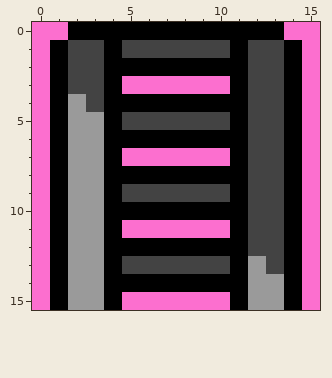
Pixel-art sprite, stored at images/Crates/Crate_15.png. The picture above was drawn from the file before the commit.
The file is 16x16 pixels.
Now the later version:
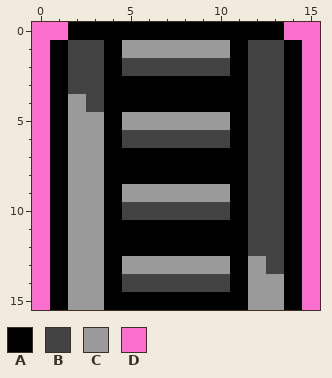
Palette (. is transparent): A #000000  B #434343  C #9a9a9a  D #fc6fcf
Difference:
Colour D gives way to colour A in row 3 at x 5 to 10; in row 7 at x 5 to 10; in row 11 at x 5 to 10; in row 15 at x 5 to 10.
Colour A gives way to colour B in row 2 at x 5 to 10; in row 6 at x 5 to 10; in row 10 at x 5 to 10; in row 14 at x 5 to 10.
Colour B gives way to colour C in row 1 at x 5 to 10; in row 5 at x 5 to 10; in row 9 at x 5 to 10; in row 13 at x 5 to 10.
Boxes around the changes in both pictures, in picture pixels (x1, y1, x2, y2):
changed: (122, 40, 230, 310)
